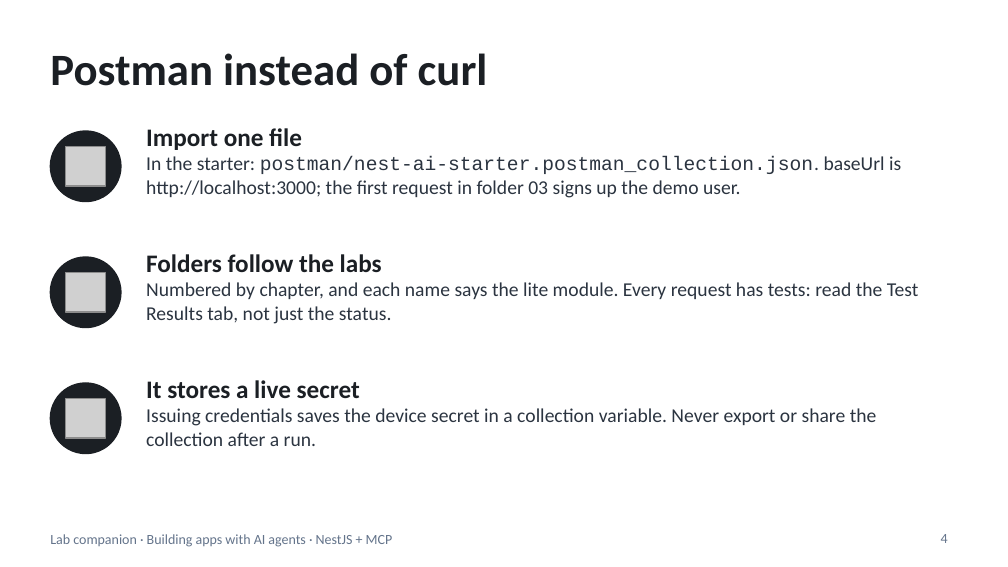
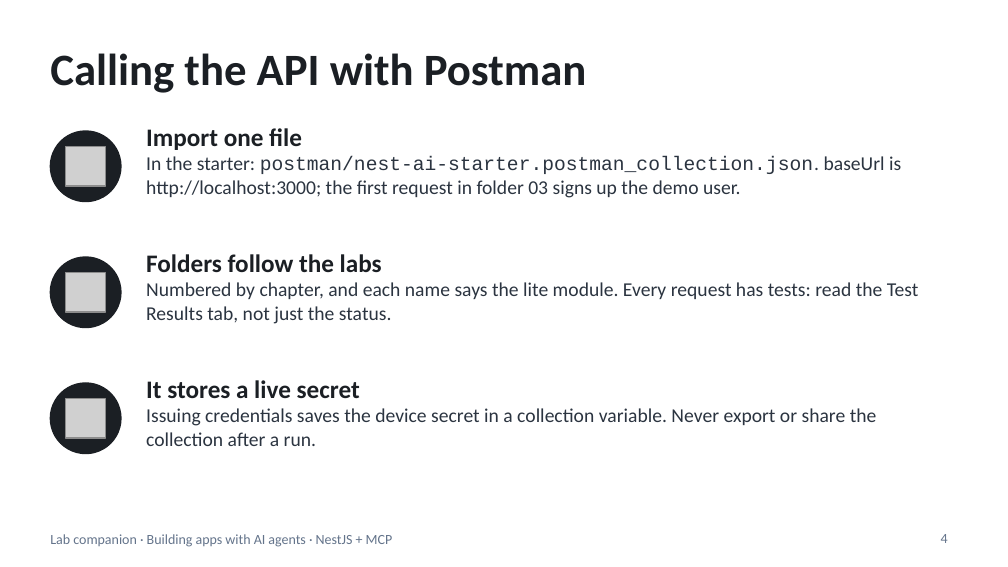
Before and after one commit to blazaga/ai-training-modules, a slide deck: slide 4 of docs/ai-agent-training/slides/lab-companion-lite.pptx. Drawn at 1008x567 pixels with LibreOffice and Linux fonts; fonts in the diff are those of the drawing; grey boxes stand for pictures. Boxes give left, top, right and bottom in pixels: in the first picture for what was removed or moved away, otherwise in the second. Text is boxed around its words. In the diff, an @@ line names an element or a change of style, - is before the commit and + after.

```diff
--- a/docs/ai-agent-training/slides/lab-companion-lite.pptx
+++ b/docs/ai-agent-training/slides/lab-companion-lite.pptx
@@ title at (50,53,587,93): text changed @@
-Postman instead of curl
+Calling the API with Postman
```
Also in this commit, not shown: 8 other files.
